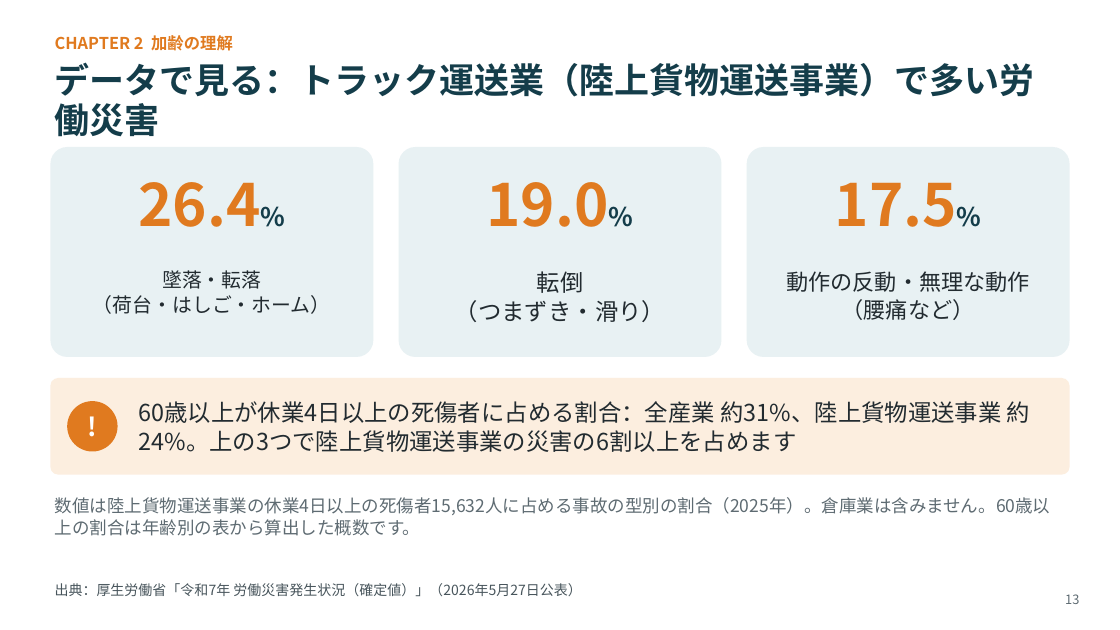
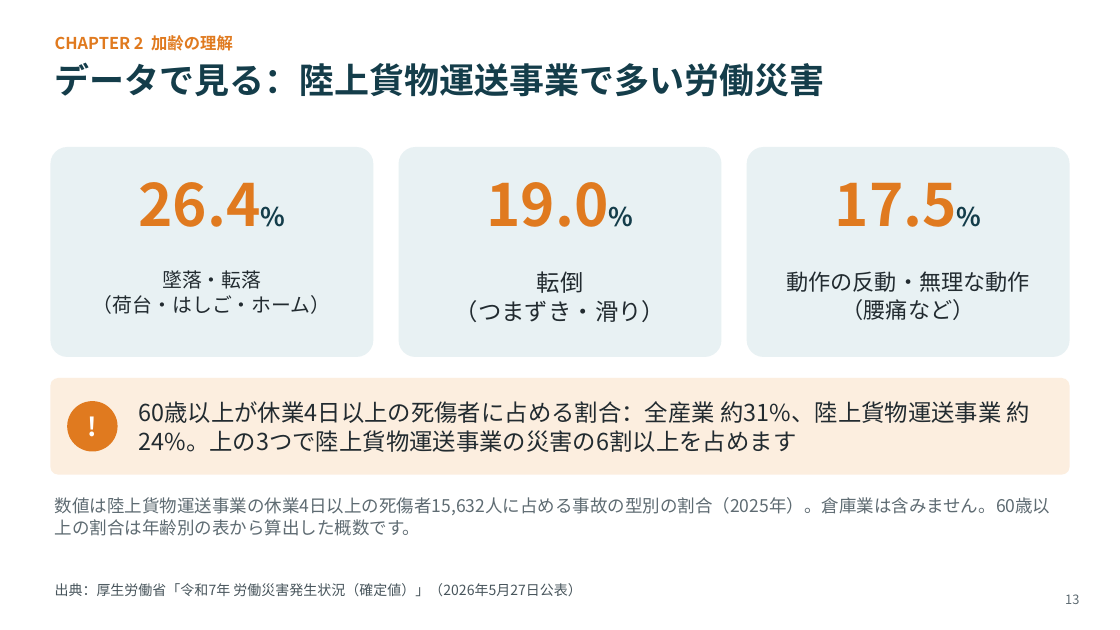
Before and after one commit to lastradezanpano/Udemy, a slide deck: slide 13 of 高齢者雇用研修/物流現場の高齢者雇用_研修スライド_v1.0.pptx. Drawn at 1120x630 pixels with LibreOffice and Linux fonts; fonts in the diff are those of the drawing. Boxes give left, top, right and bottom in pixels: in the first picture for what was removed or moved away, otherwise in the second. Text is boxed around its words. In the diff, an @@ line names an element or a change of style, - is before the commit and + after.

```diff
--- a/高齢者雇用研修/物流現場の高齢者雇用_研修スライド_v1.0.pptx
+++ b/高齢者雇用研修/物流現場の高齢者雇用_研修スライド_v1.0.pptx
@@ text at (55,62,825,97): text changed @@
-データで見る：トラック運送業（陸上貨物運送事業）で多い労働災害
+データで見る：陸上貨物運送事業で多い労働災害
```
Also in this commit, not shown: 6 other slides changed, 4 other files.
